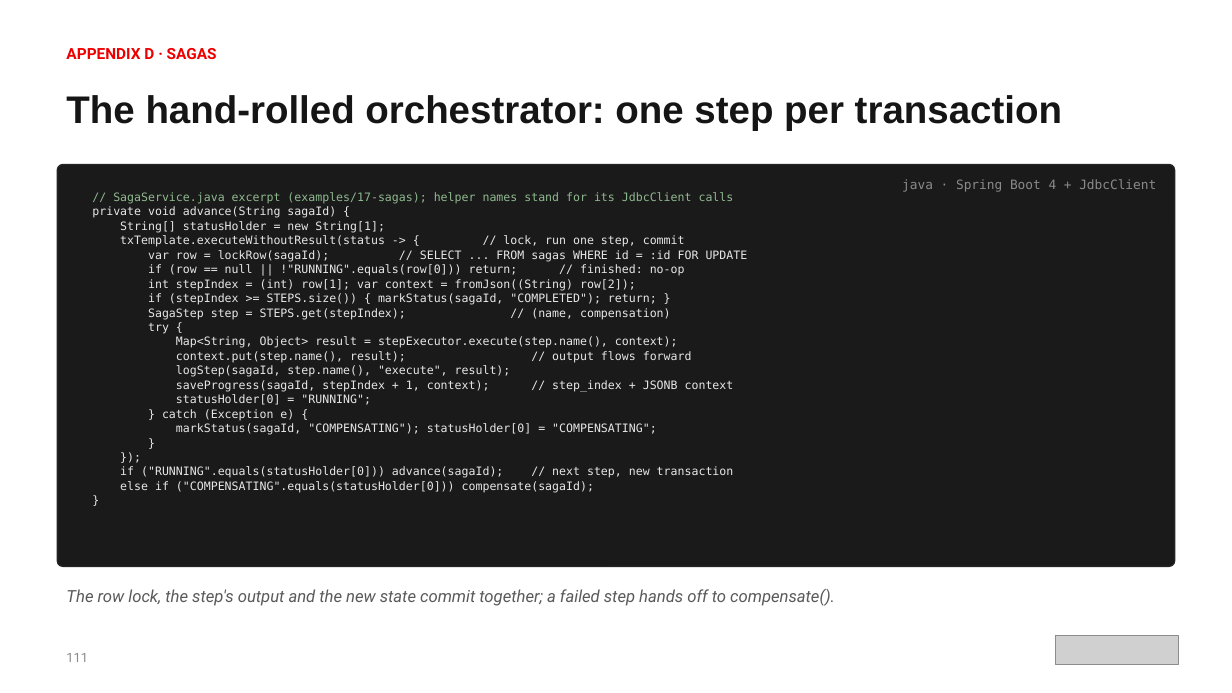
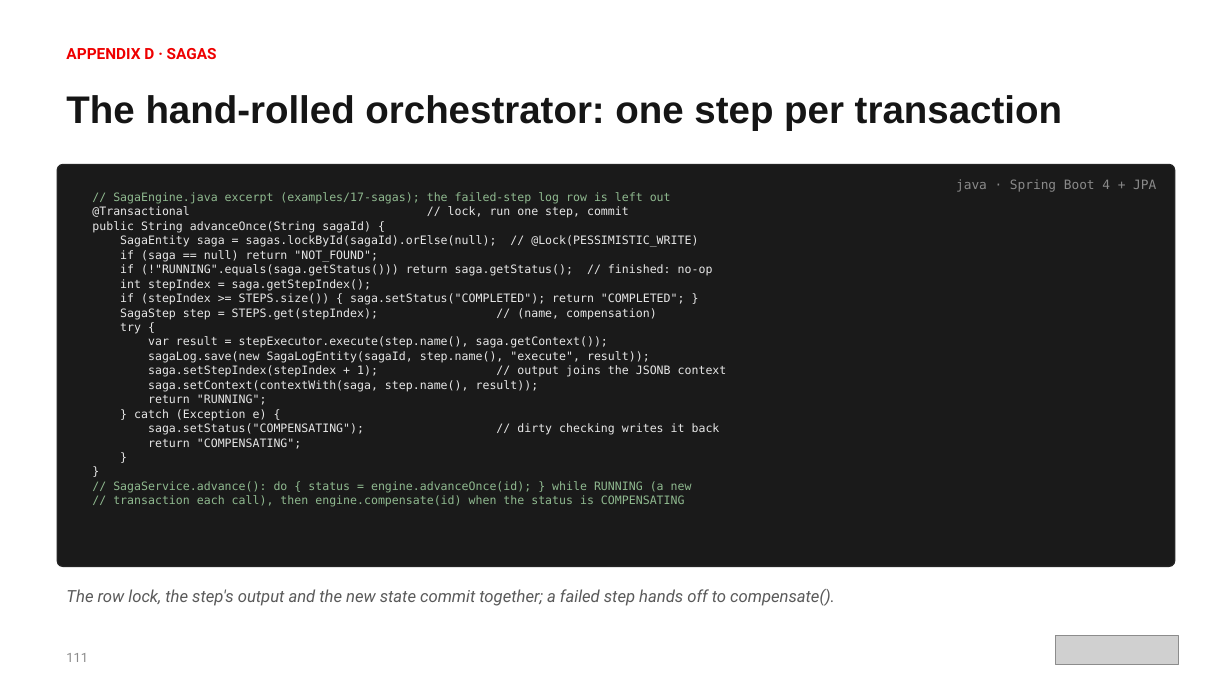
Before and after one commit to patterncatalyst/cloud-native-design-patterns, a slide deck: slide 130 of lgtm-presentation/Designing-Cloud-Native-APIs-Spring.pptx. Drawn at 1232x693 pixels with LibreOffice and Linux fonts; fonts in the diff are those of the drawing; grey boxes stand for pictures. Boxes give left, top, right and bottom in pixels: in the first picture for what was removed or moved away, otherwise in the second. Text is boxed around its words. In the diff, an @@ line names an element or a change of style, - is before the commit and + after.

Commit message:
docs(deck): Spring deck follows the idiomatic examples (S13)

```diff
--- a/lgtm-presentation/Designing-Cloud-Native-APIs-Spring.pptx
+++ b/lgtm-presentation/Designing-Cloud-Native-APIs-Spring.pptx
@@ text at <box>956,179,1156,192</box>: text changed @@
-java · Spring Boot 4 + JdbcClient
+java · Spring Boot 4 + JPA
@@ text at <box>92,192,713,305</box>: text changed @@
-// SagaService.java excerpt (examples/17-sagas); helper names stand for its JdbcClient calls
-private void advance(String sagaId) {
-String[] statusHolder = new String[1];
-txTemplate.executeWithoutResult(status -> { // lock, run one step, commit
-var row = lockRow(sagaId); // SELECT ... FROM sagas WHERE id = :id FOR UPDATE
-if (row == null || !"RUNNING".equals(row[0])) return; // finished: no-op
-int stepIndex = (int) row[1]; var context = fromJson((String) row[2]);
-if (stepIndex >= STEPS.size()) { markStatus(sagaId, "COMPLETED"); return; }
+// SagaEngine.java excerpt (examples/17-sagas); the failed-step log row is left out
+@Transactional // lock, run one step, commit
+public String advanceOnce(String sagaId) {
+SagaEntity saga = sagas.lockById(sagaId).orElse(null); // @Lock(PESSIMISTIC_WRITE)
+if (saga == null) return "NOT_FOUND";
+if (!"RUNNING".equals(saga.getStatus())) return saga.getStatus(); // finished: no-op
+int stepIndex = saga.getStepIndex();
+if (stepIndex >= STEPS.size()) { saga.setStatus("COMPLETED"); return "COMPLETED"; }
@@ text at <box>148,336,727,405</box>: text changed @@
-Map<String, Object> result = stepExecutor.execute(step.name(), context);
-context.put(step.name(), result); // output flows forward
-logStep(sagaId, step.name(), "execute", result);
-saveProgress(sagaId, stepIndex + 1, context); // step_index + JSONB context
-statusHolder[0] = "RUNNING";
+var result = stepExecutor.execute(step.name(), saga.getContext());
+sagaLog.save(new SagaLogEntity(sagaId, step.name(), "execute", result));
+saga.setStepIndex(stepIndex + 1); // output joins the JSONB context
+saga.setContext(contextWith(saga, step.name(), result));
+return "RUNNING";
@@ text at <box>148,423,720,449</box>: text changed @@
-markStatus(sagaId, "COMPENSATING"); statusHolder[0] = "COMPENSATING";
+saga.setStatus("COMPENSATING"); // dirty checking writes it back
+return "COMPENSATING";
@@ text at <box>120,466,734,493</box>: paragraphs removed @@
-});
-if ("RUNNING".equals(statusHolder[0])) advance(sagaId); // next step, new transaction
-else if ("COMPENSATING".equals(statusHolder[0])) compensate(sagaId);
@@ text at <box>113,481,692,507</box>: paragraphs added @@
+// SagaService.advance(): do { status = engine.advanceOnce(id); } while RUNNING (a new
+// transaction each call), then engine.compensate(id) when the status is COMPENSATING
```
Also in this commit, not shown: 8 other slides changed, 2 other files.
